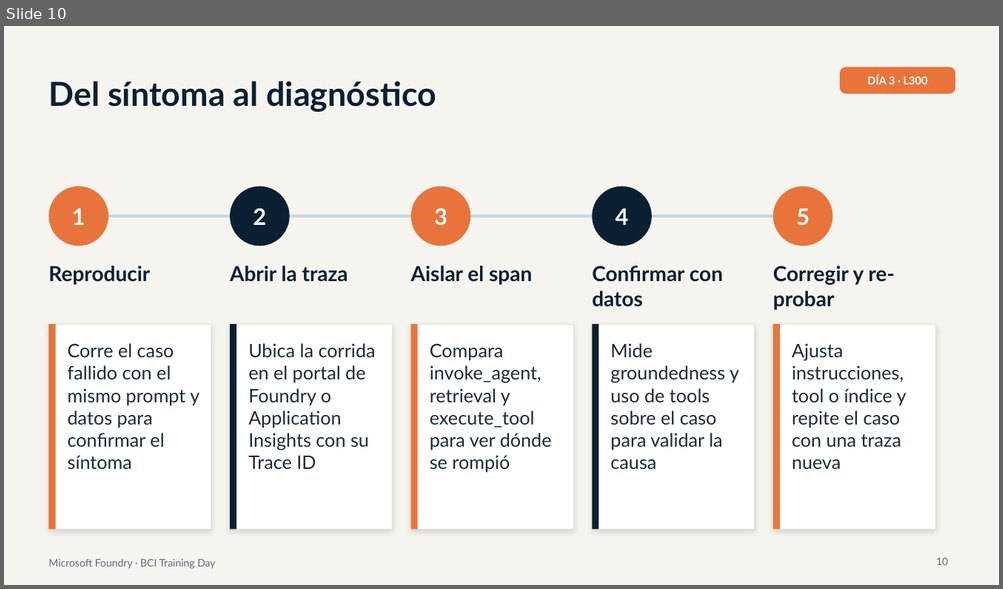
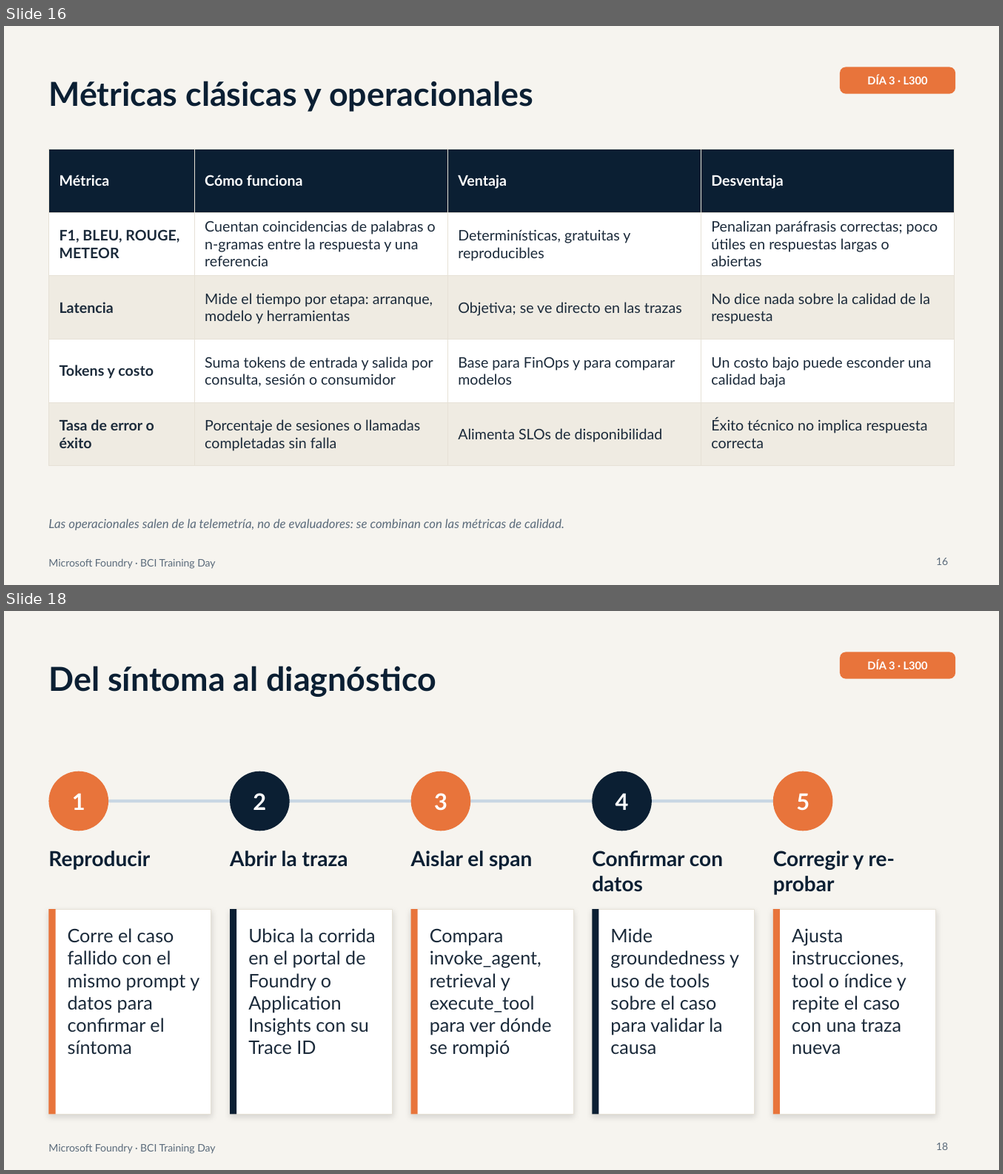
Before and after one commit to valegrajales/bci_workshop, a slide deck: presentaciones/BCI_Foundry_Dia3_L300_Produccion_Gobierno.pptx. Shown one above the other, each under a label of ours: slide 10 before the commit, slides 16 and 18 after it; the slides between them are not shown. The pictures are 1003x589 and 1003x1174 pixels, drawn with LibreOffice and Linux fonts; fonts in the diff are those of the drawing. Boxes give left, top, right and bottom in pixels: in the first picture for what was removed or moved away, otherwise in the second. Text is boxed around its words. In the diff, an @@ line names an element or a change of style, - is before the commit and + after.

```diff
--- a/presentaciones/BCI_Foundry_Dia3_L300_Produccion_Gobierno.pptx
+++ b/presentaciones/BCI_Foundry_Dia3_L300_Produccion_Gobierno.pptx
@@ slide 16 added at <box>4,26,999,585</box>, background #F6F4EF @@
@@ rounded rectangle added at <box>839,67,956,94</box>, fill #E8743B @@
@@ text added at <box>48,81,533,112</box>, 32 pt, text #0B1F33, bold @@
+Métricas clásicas y operacionales
@@ text added at <box>867,75,928,84</box>, 10.5 pt, text #FFFFFF, bold @@
+DÍA 3 · L300
@@ table added at <box>48,149,953,466</box>, 5 rows, 4 columns @@
+Métrica | Cómo funciona | Ventaja | Desventaja
+F1, BLEU, ROUGE, METEOR | Cuentan coincidencias de palabras o n-gramas entre la respuesta y una referencia | Determinísticas, gratuitas y reproducibles | Penalizan paráfrasis correctas; poco útiles en respuestas largas o abiertas
+Latencia | Mide el tiempo por etapa: arranque, modelo y herramientas | Objetiva; se ve directo en las trazas | No dice nada sobre la calidad de la respuesta
+Tokens y costo | Suma tokens de entrada y salida por consulta, sesión o consumidor | Base para FinOps y para comparar modelos | Un costo bajo puede esconder una calidad baja
+Tasa de error o éxito | Porcentaje de sesiones o llamadas completadas sin falla | Alimenta SLOs de disponibilidad | Éxito técnico no implica respuesta correcta
@@ text added at <box>48,519,564,531</box>, 12 pt, text #5B6B7B, italic @@
+Las operacionales salen de la telemetría, no de evaluadores: se combinan con las métricas de calidad.
@@ page number added at <box>936,558,948,565</box>, 10 pt, text #5B6B7B @@
+16
@@ text added at <box>48,559,215,569</box>, 10 pt, text #5B6B7B @@
+Microsoft Foundry · BCI Training Day
@@ what was slide 10 is now slide 18 @@
@@ page number at <box>936,1143,948,1150</box>: text changed @@
-10
+18
```
Also in this commit, not shown: 2 slides changed, 7 other slides added, 2 other files.
